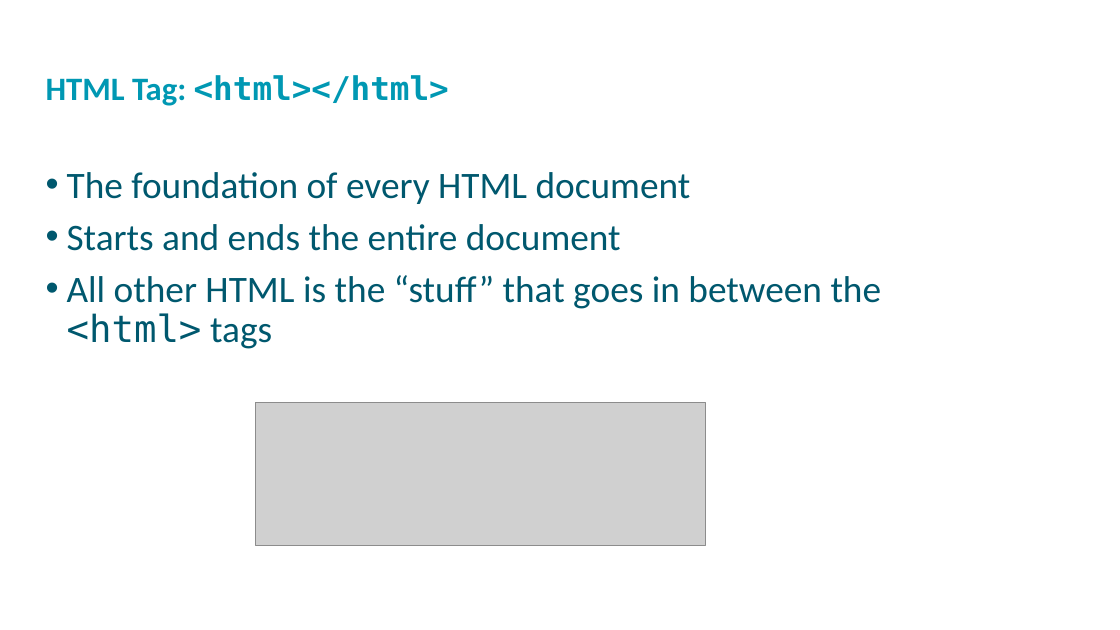
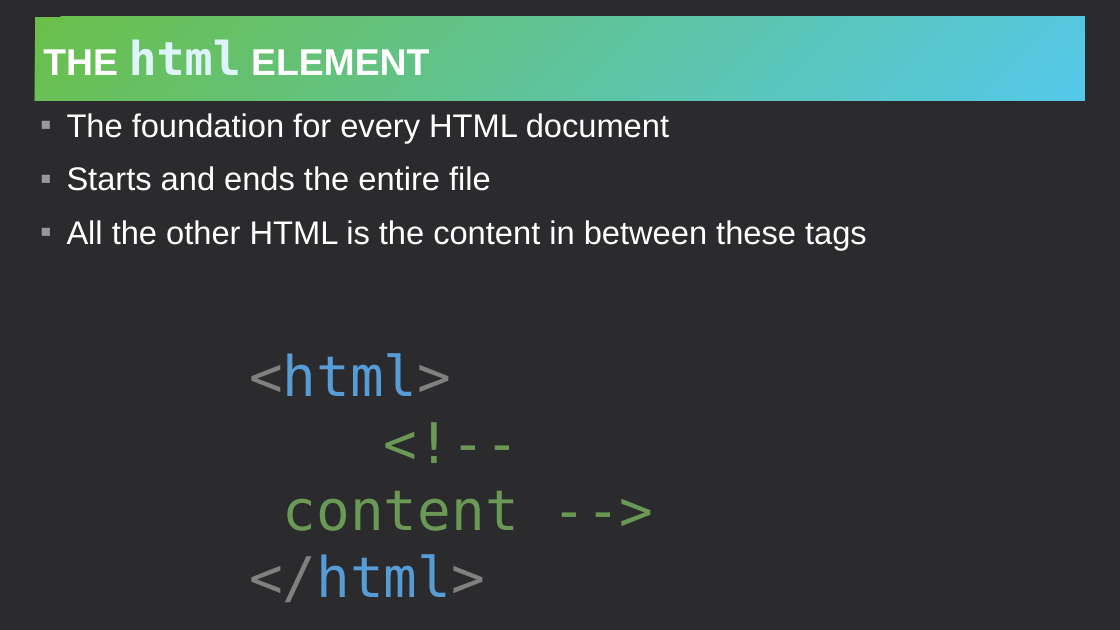
Before and after one commit to hytechclub/web-101, a slide deck: slide 9 of Week01/HelloHtml.pptx (slide 10 before the commit). Drawn at 1120x630 pixels with LibreOffice and Linux fonts; fonts in the diff are those of the drawing; grey boxes stand for pictures; background and template pictures are left out. Boxes give left, top, right and bottom in pixels: in the first picture for what was removed or moved away, otherwise in the second. Text is boxed around its words. In the diff, an @@ line names an element or a change of style, - is before the commit and + after.

```diff
--- a/Week01/HelloHtml.pptx
+++ b/Week01/HelloHtml.pptx
@@ background #FFFFFF to #2B2B2D @@
@@ title added at (x1=35, y1=17, x2=1086, y2=101), fill gradient #6ABF4B to #54C8E8, 32 pt, text #FFFFFF, bold @@
+THE html ELEMENT
@@ text removed at (x1=46, y1=75, x2=449, y2=106) @@
-HTML Tag: <html></html>
@@ text at (x1=67, y1=113, x2=867, y2=250): text changed; size 32 to 28 pt; font Calibri to Arial; text colour #00586E to #FFFFFF @@
-• The foundation of every HTML document
-• Starts and ends the entire document
-• All other HTML is the “stuff” that goes in between the <html> tags
+▪ The foundation for every HTML document
+▪ Starts and ends the entire file
+▪ All the other HTML is the content in between these tags
@@ text added at (x1=249, y1=353, x2=519, y2=602), 48 pt, text #6A9955 @@
+<html>
+<!-- content -->
+</html>
@@ picture removed at (x1=255, y1=402, x2=707, y2=545) @@
```
Also in this commit, not shown: 3 other slides changed, 8 slides added, 9 slides removed, 5 other files.
